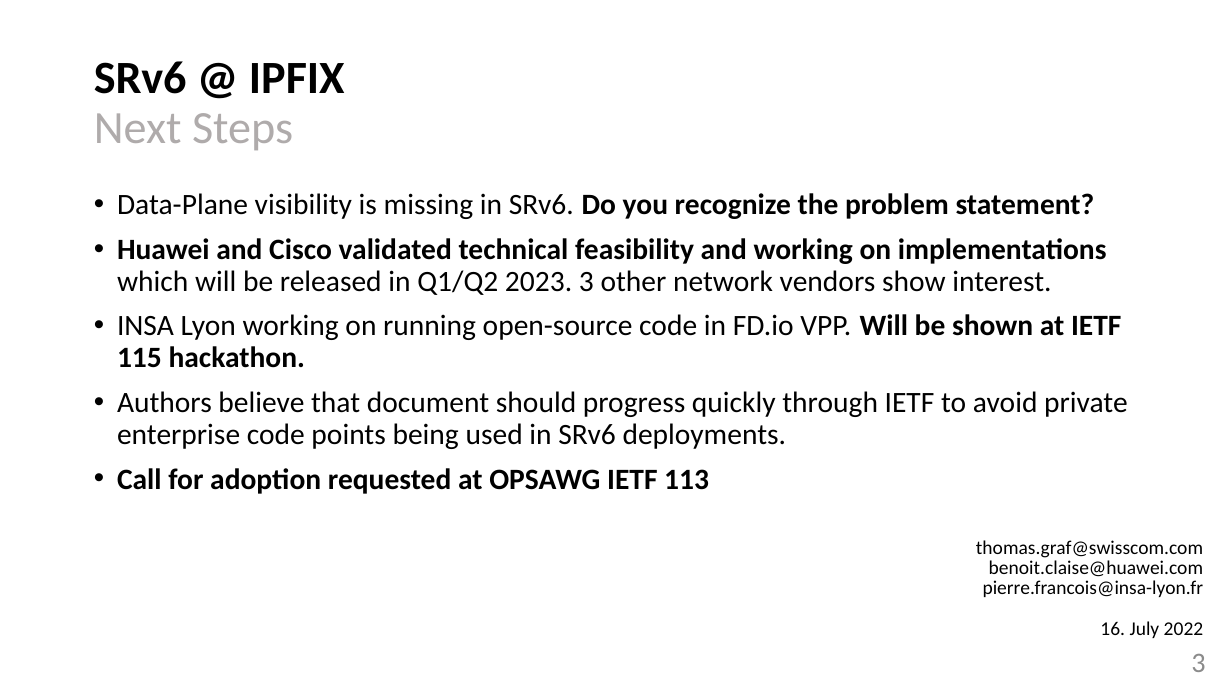
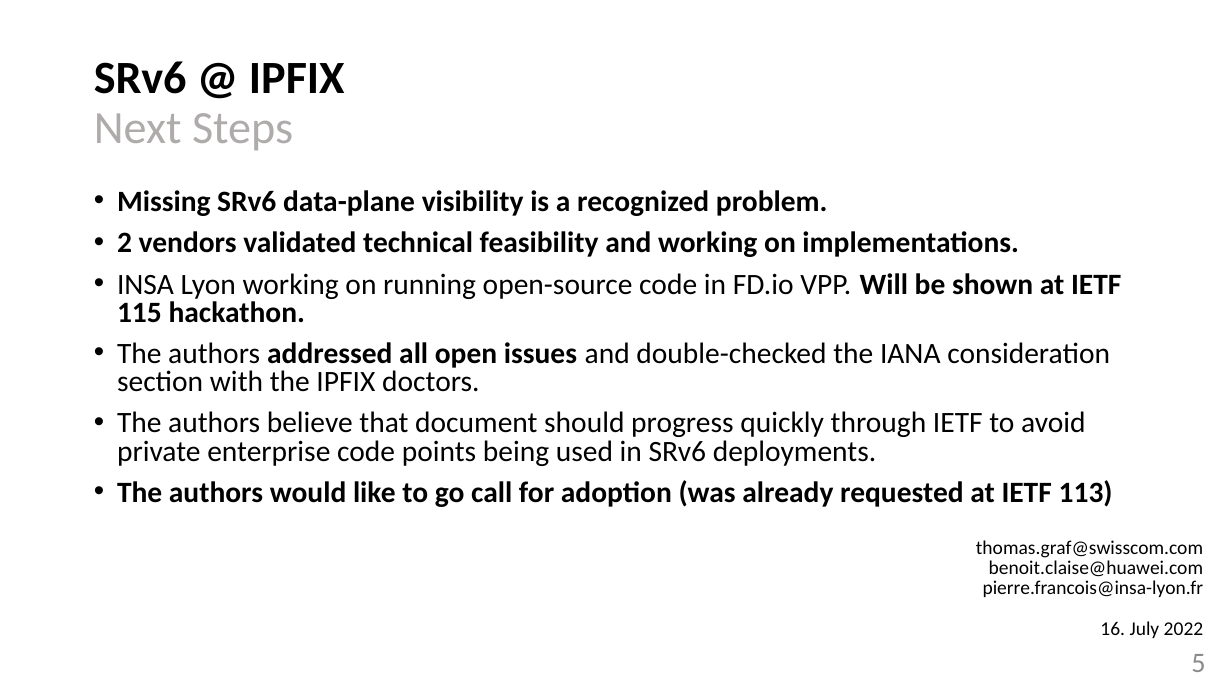
Before and after one commit to network-analytics/RFC9487, a slide deck: slide 5 of draft-tgraf-opsawg-ipfix-srv6-srh-04.pptx (slide 3 before the commit). Drawn at 1232x693 pixels with LibreOffice and Linux fonts; fonts in the diff are those of the drawing. Boxes give left, top, right and bottom in pixels: in the first picture for what was removed or moved away, otherwise in the second. Text is boxed around its words. In the diff, an @@ line names an element or a change of style, - is before the commit and + after.

```diff
--- a/draft-tgraf-opsawg-ipfix-srv6-srh-04.pptx
+++ b/draft-tgraf-opsawg-ipfix-srv6-srh-04.pptx
@@ text at (117, 190, 1019, 257): text changed @@
-• Data-Plane visibility is missing in SRv6. Do you recognize the problem statement?
-• Huawei and Cisco validated technical feasibility and working on implementations which will be released in Q1/Q2 2023. 3 other network vendors show interest.
+• Missing SRv6 data-plane visibility is a recognized problem.
+• 2 vendors validated technical feasibility and working on implementations.
@@ text at (117, 273, 1121, 323): line spacing 0.9 to 0.8 @@
@@ text at (117, 342, 1113, 507): text changed @@
-• Authors believe that document should progress quickly through IETF to avoid private enterprise code points being used in SRv6 deployments.
-• Call for adoption requested at OPSAWG IETF 113
+• The authors addressed all open issues and double-checked the IANA consideration section with the IPFIX doctors.
+• The authors believe that document should progress quickly through IETF to avoid private enterprise code points being used in SRv6 deployments.
+• The authors would like to go call for adoption (was already requested at IETF 113)
@@ page number at (1191, 654, 1205, 672): text changed @@
-3
+5
```
Also in this commit, not shown: 2 slides added, 1 other file.
